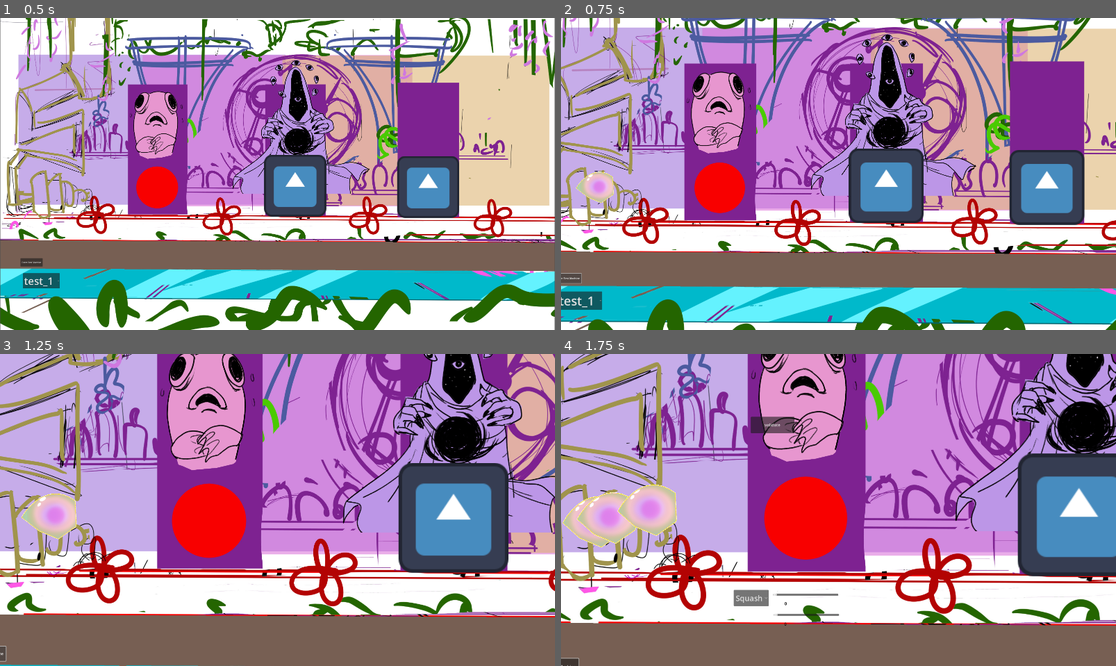
Above: before the commit, frames 1-4 (two rows, left to right).
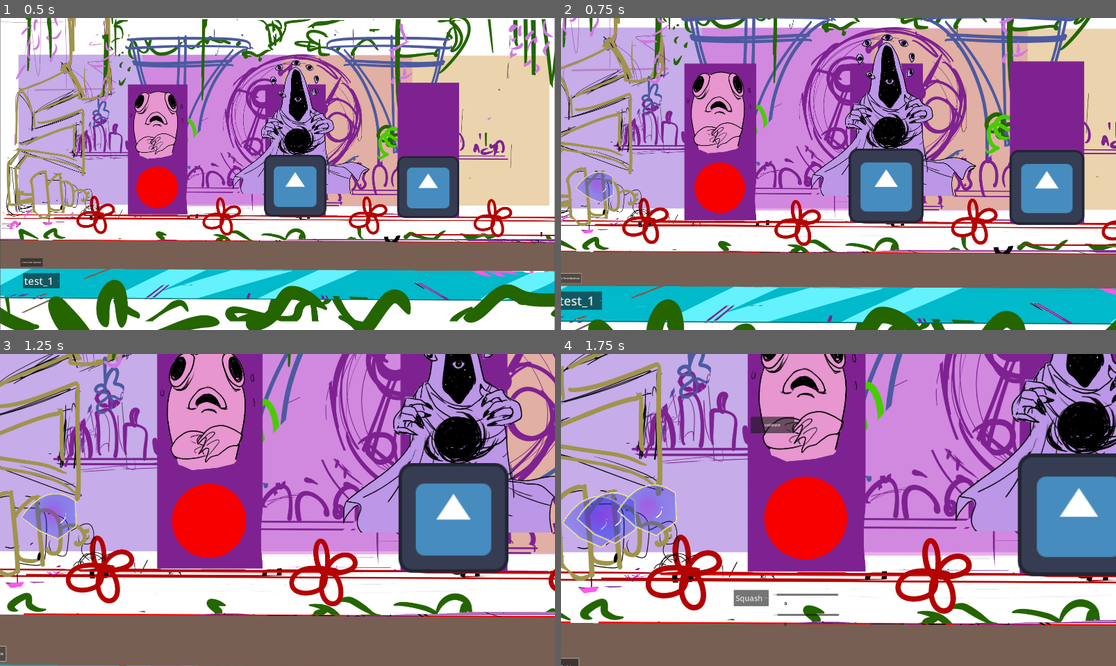
Above: after the commit, the same moments.

Repository: CorentinSerrie/BubbleFactory
Game: Godot game, scene res://factory.tscn
Two runs of this game, one before a commit and one after it. Both use one fixed random seed, a clock stepped at 60 frames per second and the inputs below. The engine's default icon, where the game draws it, is replaced by a stand-in: a white triangle on a blue panel in a dark square.
Inputs (mouse positions are in pixels of both pictures, inside the frame that each line leads up to):
- Up to frame 1 (0.5 s): no input
- Up to frame 2 (0.75 s): click "Enter First Machine" at 0.5 s
- Up to frame 3 (1.25 s): no input
- Up to frame 4 (1.75 s): tap Enter at 1.25 s; move the mouse to (960, 494) at 1.27 s; hold Alt from 1.28 s (still down); click (960, 494) at 1.42 s; tap Space at 1.52 s

Frame 1 is identical in both runs. In frame 2, 0.4% of the frame differs, in the area x 2-10%, y 49-60%; in frame 3, 1.0%; in frame 4, 2.5%, in the area x 0-21%, y 42-62%.

Commit message:
bubbles updated

Diff:
--- a/bubble_1.tscn
+++ b/bubble_1.tscn
@@ -149,7 +149,7 @@
 fill_texture_scale = 1.0
 fill_texture_absolute_position = false
 fill_texture_absolute_rotation = false
-fill_texture_offset = Vector2(128, 128)
+fill_texture_offset = Vector2(256, 256)
 fill_texture_angle_offset = 0.0
 fill_mesh_offset = 0.0
 render_offset = 0.0
--- a/bubble_2.tscn
+++ b/bubble_2.tscn
@@ -149,7 +149,7 @@
 fill_texture_scale = 1.0
 fill_texture_absolute_position = false
 fill_texture_absolute_rotation = false
-fill_texture_offset = Vector2(128, 128)
+fill_texture_offset = Vector2(256, 256)
 fill_texture_angle_offset = 0.0
 fill_mesh_offset = 0.0
 render_offset = 0.0
--- a/bubble_clover.tscn
+++ b/bubble_clover.tscn
@@ -205,7 +205,7 @@
 fill_texture_scale = 1.0
 fill_texture_absolute_position = false
 fill_texture_absolute_rotation = false
-fill_texture_offset = Vector2(128, 128)
+fill_texture_offset = Vector2(256, 256)
 fill_texture_angle_offset = 0.0
 fill_mesh_offset = 0.0
 render_offset = 0.0
--- a/bubble_creation.tscn
+++ b/bubble_creation.tscn
@@ -150,7 +150,7 @@
 fill_texture_scale = 1.0
 fill_texture_absolute_position = false
 fill_texture_absolute_rotation = false
-fill_texture_offset = Vector2(128, 128)
+fill_texture_offset = Vector2(256, 256)
 fill_texture_angle_offset = 0.0
 fill_mesh_offset = 0.0
 render_offset = 0.0
@@ -167,6 +167,3 @@
 script = ExtResource("2_n52kq")
 _points = SubResource("Resource_lrx5g")
 shape_material = SubResource("Resource_q20eb")
-
-[node name="Polygon2D" type="Polygon2D" parent="."]
-polygon = PackedVector2Array(-241, -252, 247, -240, 240, 140, -240, 143)
--- a/bubble_crown.tscn
+++ b/bubble_crown.tscn
@@ -247,7 +247,7 @@
 fill_texture_scale = 1.0
 fill_texture_absolute_position = false
 fill_texture_absolute_rotation = false
-fill_texture_offset = Vector2(128, 128)
+fill_texture_offset = Vector2(256, 256)
 fill_texture_angle_offset = 0.0
 fill_mesh_offset = 0.0
 render_offset = 0.0
--- a/bubble_horse.tscn
+++ b/bubble_horse.tscn
@@ -709,7 +709,7 @@
 fill_texture_scale = 1.0
 fill_texture_absolute_position = false
 fill_texture_absolute_rotation = false
-fill_texture_offset = Vector2(128, 128)
+fill_texture_offset = Vector2(256, 256)
 fill_texture_angle_offset = 0.0
 fill_mesh_offset = 0.0
 render_offset = 0.0
--- a/bubble_star.tscn
+++ b/bubble_star.tscn
@@ -6,12 +6,25 @@
 [ext_resource type="Script" path="res://addons/rmsmartshape/shapes/point_array.gd" id="4_bhur1"]
 [ext_resource type="Script" path="res://addons/rmsmartshape/materials/edge_material_metadata.gd" id="5_542mi"]
 [ext_resource type="Script" path="res://addons/rmsmartshape/materials/edge_material.gd" id="6_fo3ka"]
-[ext_resource type="Texture2D" uid="uid://bqmjlbarkphxq" path="res://assets/bubble_edge.png" id="7_4r2e0"]
+[ext_resource type="Texture2D" uid="uid://bqmjlbarkphxq" path="res://assets/Bubbles/bubble_edge.png" id="7_4r2e0"]
 [ext_resource type="Script" path="res://addons/rmsmartshape/normal_range.gd" id="8_mtb1r"]
-[ext_resource type="Texture2D" uid="uid://gebbaah3nbgo" path="res://assets/BUBBLE3.png" id="9_lh2a6"]
+[ext_resource type="Texture2D" uid="uid://gebbaah3nbgo" path="res://assets/Bubbles/BUBBLE3.png" id="9_lh2a6"]
 [ext_resource type="Script" path="res://addons/rmsmartshape/materials/shape_material.gd" id="10_yyl54"]
 
-[sub_resource type="Resource" id="Resource_b6dm2"]
+[sub_resource type="Resource" id="Resource_qvw4q"]
+script = ExtResource("2_ljy1r")
+texture_idx = 0
+flip = false
+width = 1.0
+
+[sub_resource type="Resource" id="Resource_e6s3p"]
+script = ExtResource("3_2gvw6")
+position = Vector2(110.706, 211.729)
+point_in = Vector2(0, 0)
+point_out = Vector2(0, 0)
+properties = SubResource("Resource_qvw4q")
+
+[sub_resource type="Resource" id="Resource_mvk0n"]
 script = ExtResource("2_ljy1r")
 texture_idx = 0
 flip = false
@@ -22,9 +35,9 @@
 position = Vector2(-139.979, 151.887)
 point_in = Vector2(0, 0)
 point_out = Vector2(0, 0)
-properties = SubResource("Resource_b6dm2")
-
-[sub_resource type="Resource" id="Resource_ightk"]
+properties = SubResource("Resource_mvk0n")
+
+[sub_resource type="Resource" id="Resource_y2813"]
 script = ExtResource("2_ljy1r")
 texture_idx = 0
 flip = false
@@ -35,9 +48,9 @@
 position = Vector2(-64.7195, 183.123)
 point_in = Vector2(0, 0)
 point_out = Vector2(0, 0)
-properties = SubResource("Resource_ightk")
-
-[sub_resource type="Resource" id="Resource_k5h08"]
+properties = SubResource("Resource_y2813")
+
+[sub_resource type="Resource" id="Resource_7kxe7"]
 script = ExtResource("2_ljy1r")
 texture_idx = 0
 flip = false
@@ -48,9 +61,9 @@
 position = Vector2(22.1474, 121.205)
 point_in = Vector2(0, 0)
 point_out = Vector2(0, 0)
-properties = SubResource("Resource_k5h08")
-
-[sub_resource type="Resource" id="Resource_5n1ug"]
+properties = SubResource("Resource_7kxe7")
+
+[sub_resource type="Resource" id="Resource_skro5"]
 script = ExtResource("2_ljy1r")
 texture_idx = 0
 flip = false
@@ -61,9 +74,9 @@
 position = Vector2(110.706, 211.729)
 point_in = Vector2(0, 0)
 point_out = Vector2(0, 0)
-properties = SubResource("Resource_5n1ug")
-
-[sub_resource type="Resource" id="Resource_hcc5x"]
+properties = SubResource("Resource_skro5")
+
+[sub_resource type="Resource" id="Resource_nfx8n"]
 script = ExtResource("2_ljy1r")
 texture_idx = 0
 flip = false
@@ -74,9 +87,9 @@
 position = Vector2(-38.8472, 99.9466)
 point_in = Vector2(0, 0)
 point_out = Vector2(0, 0)
-properties = SubResource("Resource_hcc5x")
-
-[sub_resource type="Resource" id="Resource_6hkji"]
+properties = SubResource("Resource_nfx8n")
+
+[sub_resource type="Resource" id="Resource_mildv"]
 script = ExtResource("2_ljy1r")
 texture_idx = 0
 flip = false
@@ -87,22 +100,9 @@
 position = Vector2(-1.50024, -71.9477)
 point_in = Vector2(0, 0)
 point_out = Vector2(0, 0)
-properties = SubResource("Resource_6hkji")
-
-[sub_resource type="Resource" id="Resource_rsewx"]
-script = ExtResource("2_ljy1r")
-texture_idx = 0
-flip = false
-width = 1.0
-
-[sub_resource type="Resource" id="Resource_e6s3p"]
-script = ExtResource("3_2gvw6")
-position = Vector2(110.706, 211.729)
-point_in = Vector2(0, 0)
-point_out = Vector2(0, 0)
-properties = SubResource("Resource_rsewx")
-
-[sub_resource type="Resource" id="Resource_2krjo"]
+properties = SubResource("Resource_mildv")
+
+[sub_resource type="Resource" id="Resource_3q13o"]
 script = ExtResource("2_ljy1r")
 texture_idx = 0
 flip = false
@@ -359,7 +359,7 @@
 fill_texture_scale = 1.0
 fill_texture_absolute_position = false
 fill_texture_absolute_rotation = false
-fill_texture_offset = Vector2(128, 128)
+fill_texture_offset = Vector2(256, 256)
 fill_texture_angle_offset = 0.0
 fill_mesh_offset = 0.0
 render_offset = 0.0
--- a/ma_nouvelle_bulle_trop_stylee.tscn
+++ b/ma_nouvelle_bulle_trop_stylee.tscn
@@ -149,7 +149,7 @@
 fill_texture_scale = 1.0
 fill_texture_absolute_position = false
 fill_texture_absolute_rotation = false
-fill_texture_offset = Vector2(128, 128)
+fill_texture_offset = Vector2(256, 256)
 fill_texture_angle_offset = 0.0
 fill_mesh_offset = 0.0
 render_offset = 0.0
Binary file changed: assets/Bubbles/BUBBLE3.png
Not shown: 7 places in bubble_1.tscn that only renumber resources
Not shown: 7 places in bubble_2.tscn that only renumber resources
Not shown: 11 places in bubble_clover.tscn that only renumber resources
Not shown: 7 places in bubble_creation.tscn that only renumber resources
Not shown: 14 places in bubble_crown.tscn that only renumber resources
Not shown: 47 places in bubble_horse.tscn that only renumber resources
Not shown: 15 places in bubble_star.tscn that only renumber resources
Not shown: 7 places in ma_nouvelle_bulle_trop_stylee.tscn that only renumber resources
